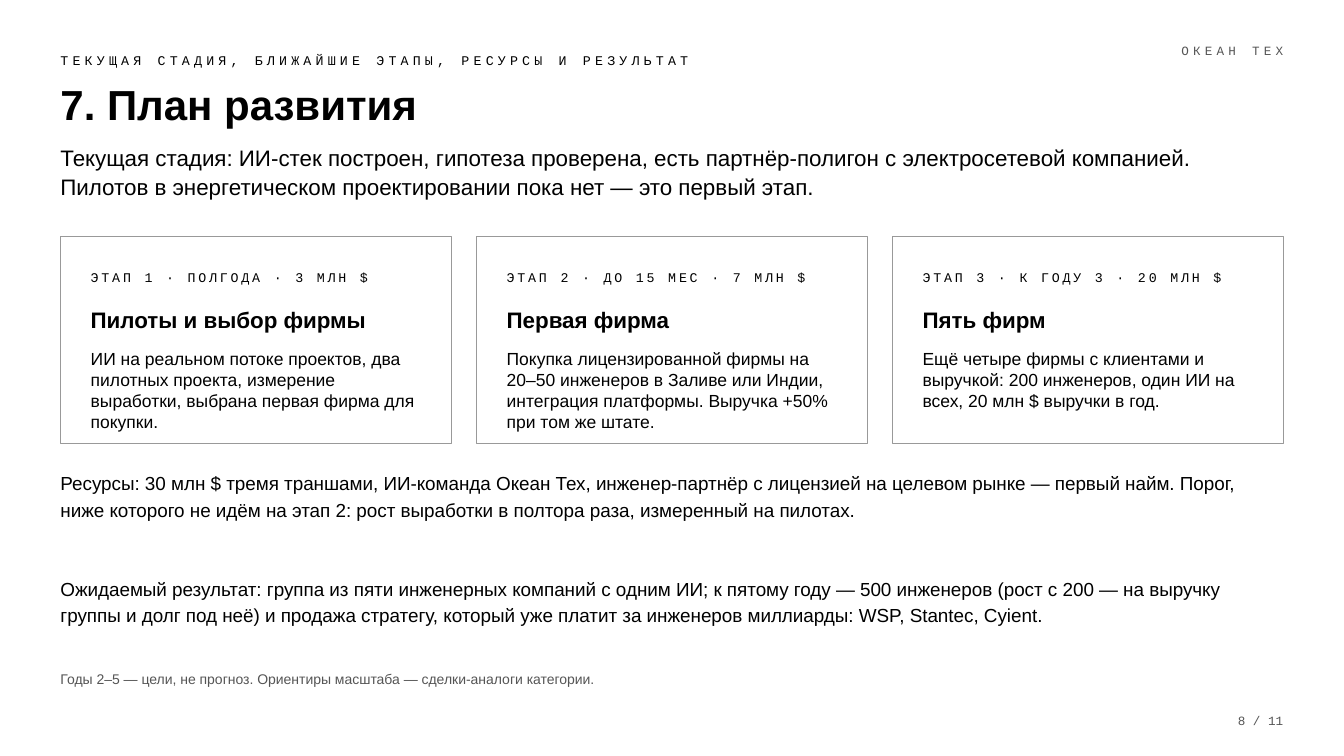
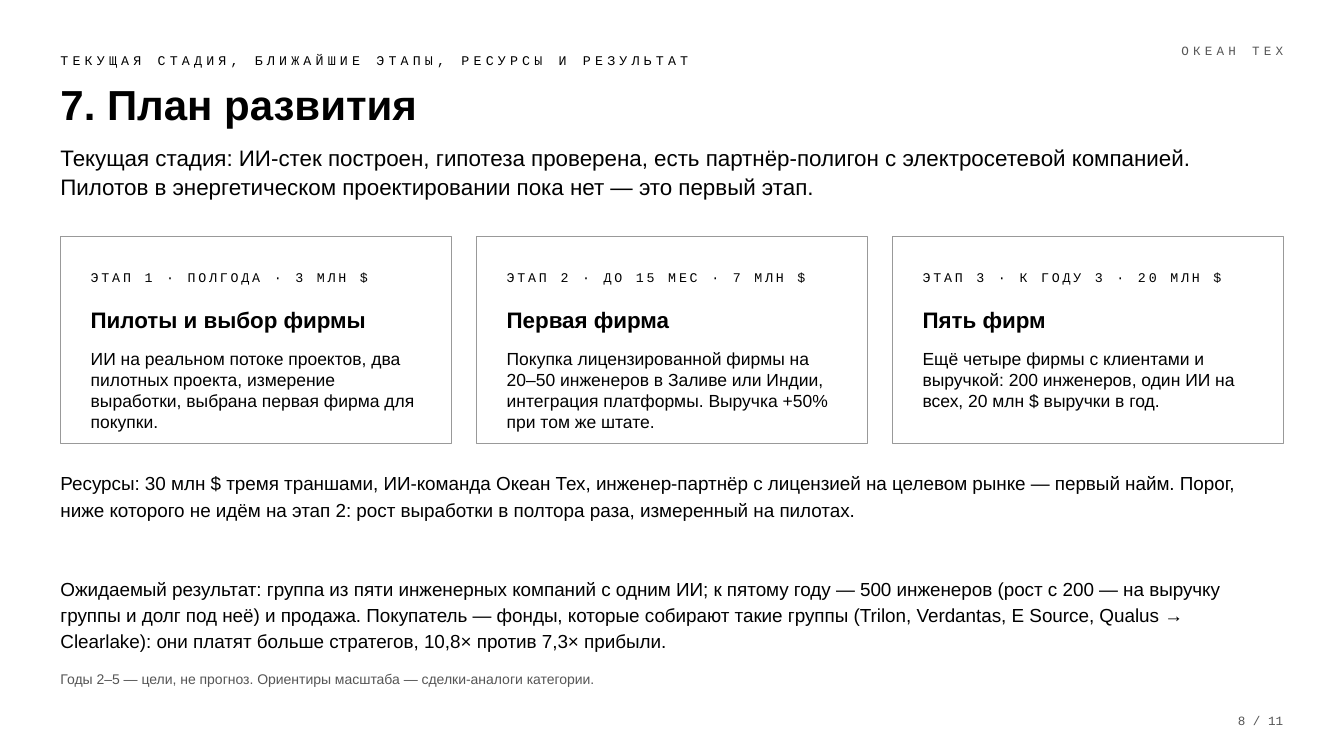
Before and after one commit to komoroshin/research, a slide deck: slide 8 of ai-case-library/research/ventures/grid-9block-deck-bw.pptx. Drawn at 1344x756 pixels with LibreOffice and Linux fonts; fonts in the diff are those of the drawing. Boxes give left, top, right and bottom in pixels: in the first picture for what was removed or moved away, otherwise in the second. Text is boxed around its words. In the diff, an @@ line names an element or a change of style, - is before the commit and + after.

```diff
--- a/ai-case-library/research/ventures/grid-9block-deck-bw.pptx
+++ b/ai-case-library/research/ventures/grid-9block-deck-bw.pptx
@@ text at bbox=[60, 582, 1220, 652]: text changed @@
-Ожидаемый результат: группа из пяти инженерных компаний с одним ИИ; к пятому году — 500 инженеров (рост с 200 — на выручку группы и долг под неё) и продажа стратегу, который уже платит за инженеров миллиарды: WSP, Stantec, Cyient.
+Ожидаемый результат: группа из пяти инженерных компаний с одним ИИ; к пятому году — 500 инженеров (рост с 200 — на выручку группы и долг под неё) и продажа. Покупатель — фонды, которые собирают такие группы (Trilon, Verdantas, E Source, Qualus → Clearlake): они платят больше стратегов, 10,8× против 7,3× прибыли.
```
Also in this commit, not shown: 3 other slides changed, 48 other files.
